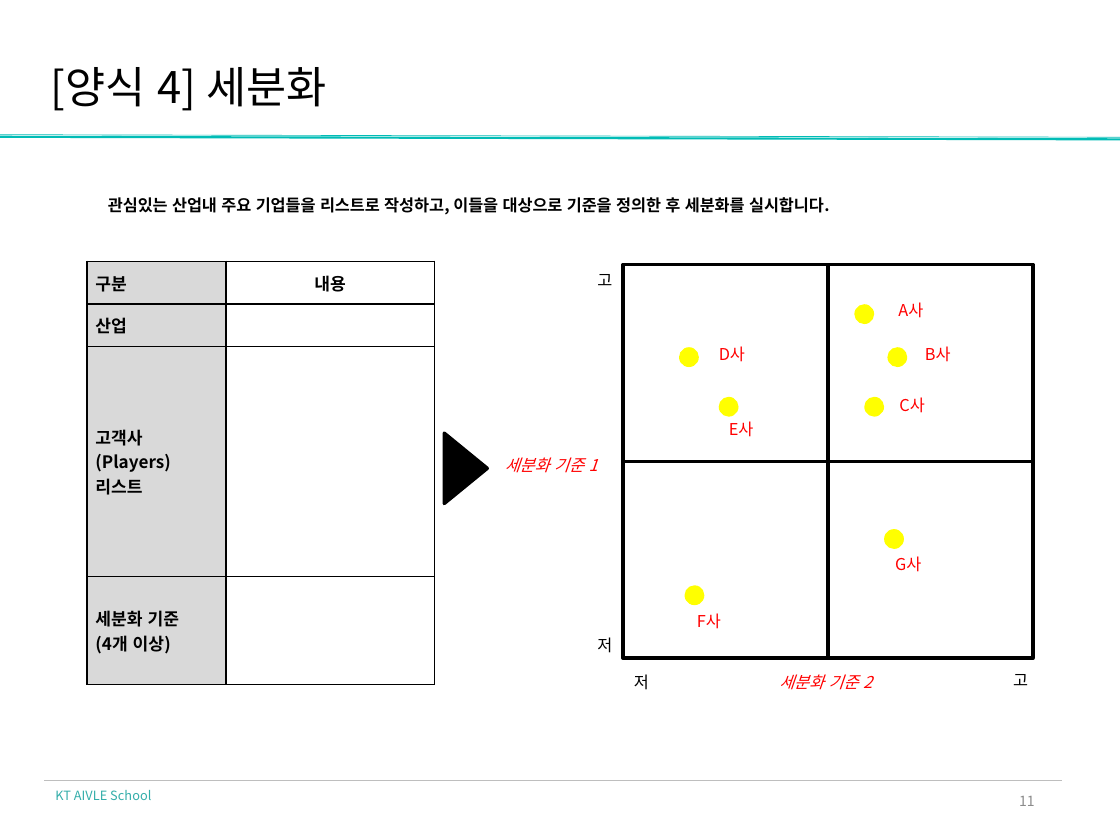
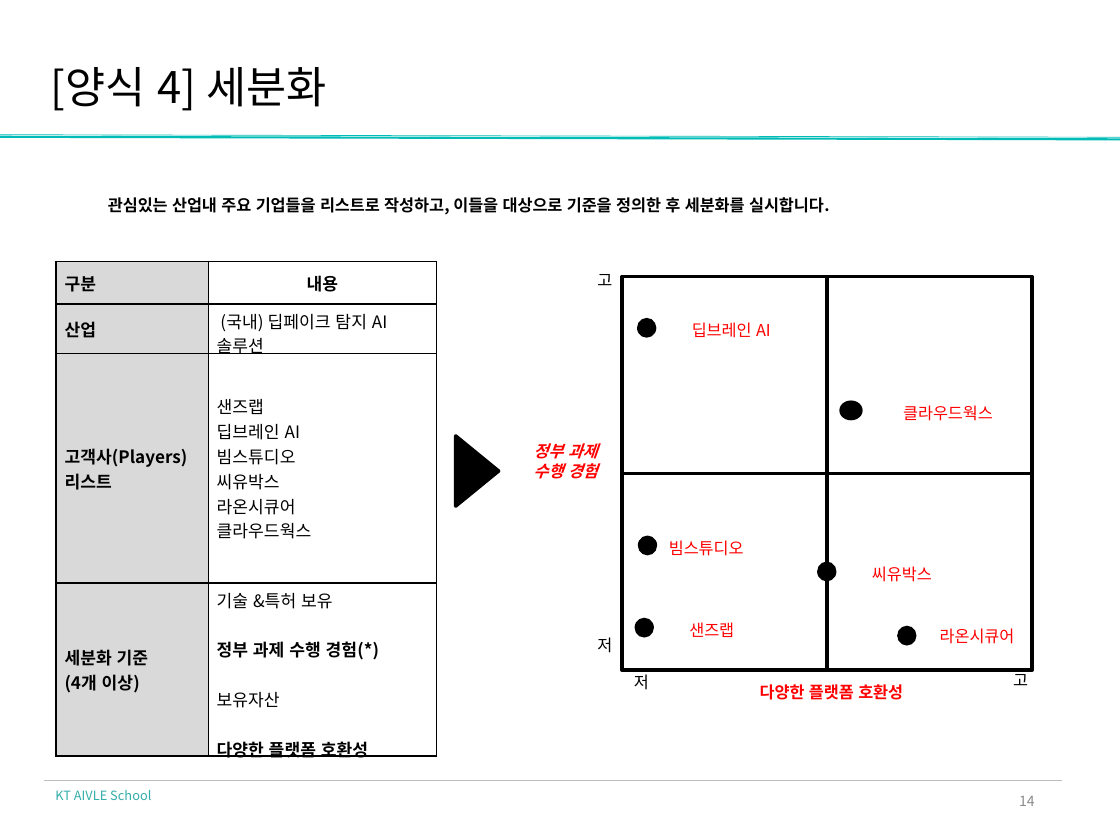
Before and after one commit to yangjung-woo/KT-Workspace, a slide deck: slide 10 of KT_AIVLE_DX_Regular_course/Week1/DX_제안 전략 수립_실습자료/DX_제안전략수립_딥페이크 범죄 탐지 솔루션.pptx (slide 7 before the commit). Drawn at 1120x840 pixels with LibreOffice and Linux fonts; fonts in the diff are those of the drawing; background and template pictures are left out. Boxes give left, top, right and bottom in pixels: in the first picture for what was removed or moved away, otherwise in the second. Text is boxed around its words. In the diff, an @@ line names an element or a change of style, - is before the commit and + after.

```diff
--- a/KT_AIVLE_DX_Regular_course/Week1/DX_제안 전략 수립_실습자료/DX_제안전략수립_딥페이크 범죄 탐지 솔루션.pptx
+++ b/KT_AIVLE_DX_Regular_course/Week1/DX_제안 전략 수립_실습자료/DX_제안전략수립_딥페이크 범죄 탐지 솔루션.pptx
@@ table at [56, 261, 437, 762] @@
-row 2, column 2: 
+row 2, column 2: (국내) 딥페이크 탐지 AI 솔루션
-row 3, column 2: 
+row 3, column 2: 샌즈랩 / 딥브레인 AI / 빔스튜디오 / 씨유박스 / 라온시큐어 / 클라우드웍스
-row 4, column 2: 
+row 4, column 2: 기술 &특허 보유 / 정부 과제 수행 경험(*) / 보유자산 / 다양한 플랫폼 호환성
@@ table: place and size @@
-table at [87, 261, 435, 684]
+table at [56, 261, 437, 762]
@@ ellipse: place and size @@
-ellipse at [679, 347, 699, 367]
+ellipse at [637, 318, 656, 338]
@@ text at [692, 322, 771, 338]: text changed @@
-D사
+딥브레인 AI
@@ ellipse removed at [855, 305, 875, 325] @@
@@ text removed at [898, 302, 923, 318] @@
-A사
@@ ellipse removed at [887, 347, 907, 367] @@
@@ text removed at [925, 346, 951, 362] @@
-B사
@@ ellipse removed at [719, 396, 739, 417] @@
@@ ellipse: place and size @@
-ellipse at [865, 396, 885, 417]
+ellipse at [839, 401, 862, 421]
@@ text removed at [899, 397, 924, 413] @@
-C사
@@ text added at [903, 405, 993, 421], 10.5 pt, text #FF0000 @@
+클라우드웍스
@@ right arrow: place and size @@
-right arrow at [445, 433, 487, 504]
+right arrow at [456, 436, 498, 506]
@@ text at [533, 443, 598, 479]: text changed; bold on @@
-세분화 기준 1
+정부 과제 수행 경험
@@ text removed at [729, 421, 754, 437] @@
-E사
@@ 2 lines, 1 rectangle: place and size @@
-2 lines, 1 rectangle at [623, 264, 1033, 659]
+2 lines, 1 rectangle at [622, 277, 1032, 670]
@@ ellipse added at [637, 535, 656, 556], fill #000000 @@
@@ text added at [669, 540, 744, 556], 10.5 pt, text #FF0000 @@
+빔스튜디오
@@ fill #FFFF00 to #000000 in 4 elements at [637, 318, 656, 338], [839, 401, 862, 421], [635, 618, 654, 638], [818, 561, 837, 581] @@
@@ ellipse: place and size @@
-ellipse at [884, 529, 904, 549]
+ellipse at [818, 561, 837, 581]
@@ text added at [872, 566, 932, 582], 10.5 pt, text #FF0000 @@
+씨유박스
@@ text removed at [895, 556, 921, 572] @@
-G사
@@ ellipse: place and size @@
-ellipse at [684, 586, 704, 606]
+ellipse at [635, 618, 654, 638]
@@ text added at [689, 622, 734, 637], 10.5 pt, text #FF0000 @@
+샌즈랩
@@ text removed at [697, 613, 721, 629] @@
-F사
@@ ellipse added at [897, 626, 916, 646], fill #000000 @@
@@ text added at [940, 628, 1015, 644], 10.5 pt, text #FF0000 @@
+라온시큐어
@@ text at [760, 684, 903, 700]: text changed; bold on; italic off @@
-세분화 기준 2
+다양한 플랫폼 호환성
@@ page number at [1019, 796, 1035, 806]: text changed @@
-11
+14
```
Also in this commit, not shown: 7 other slides changed, 3 slides added, 3 other files.
